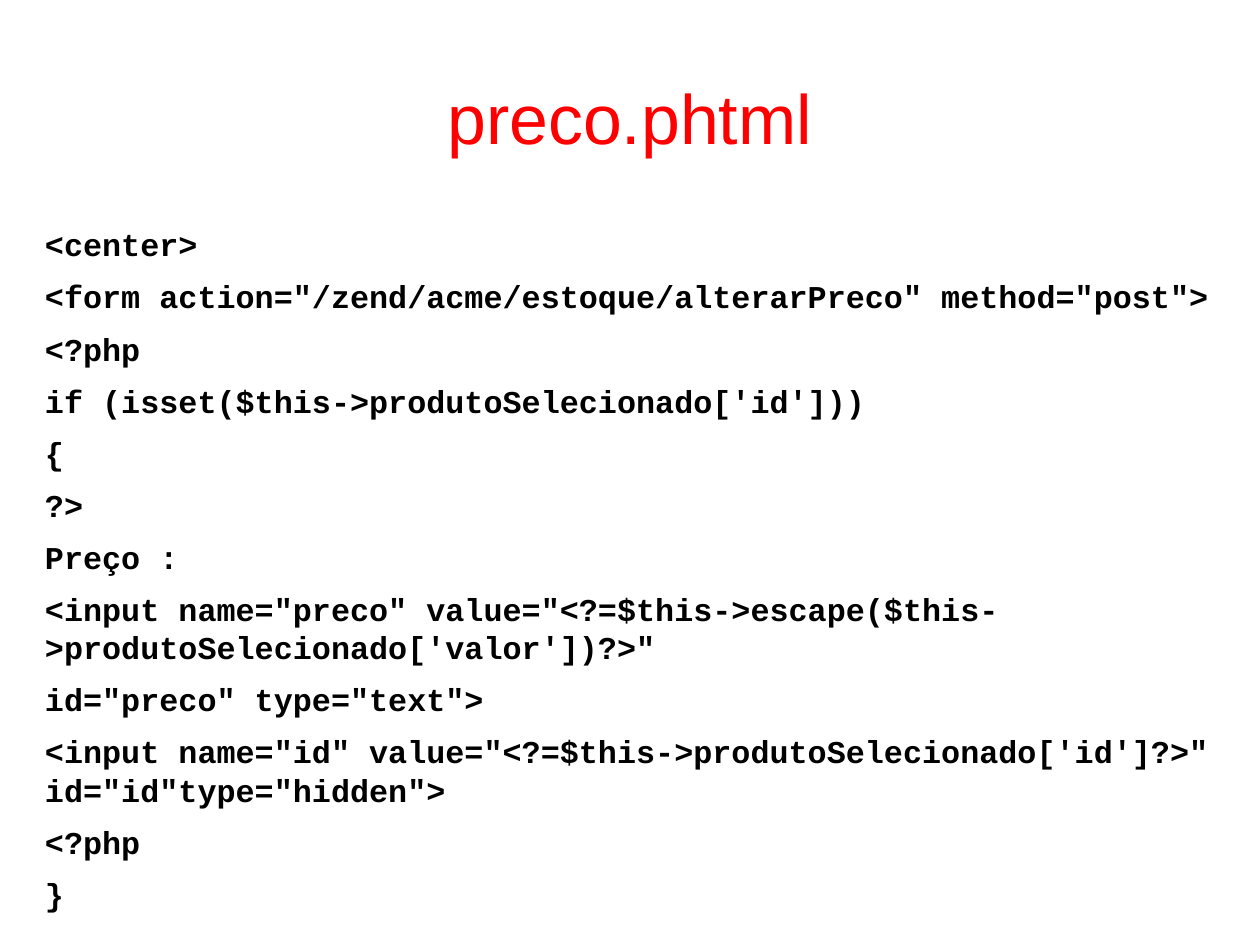
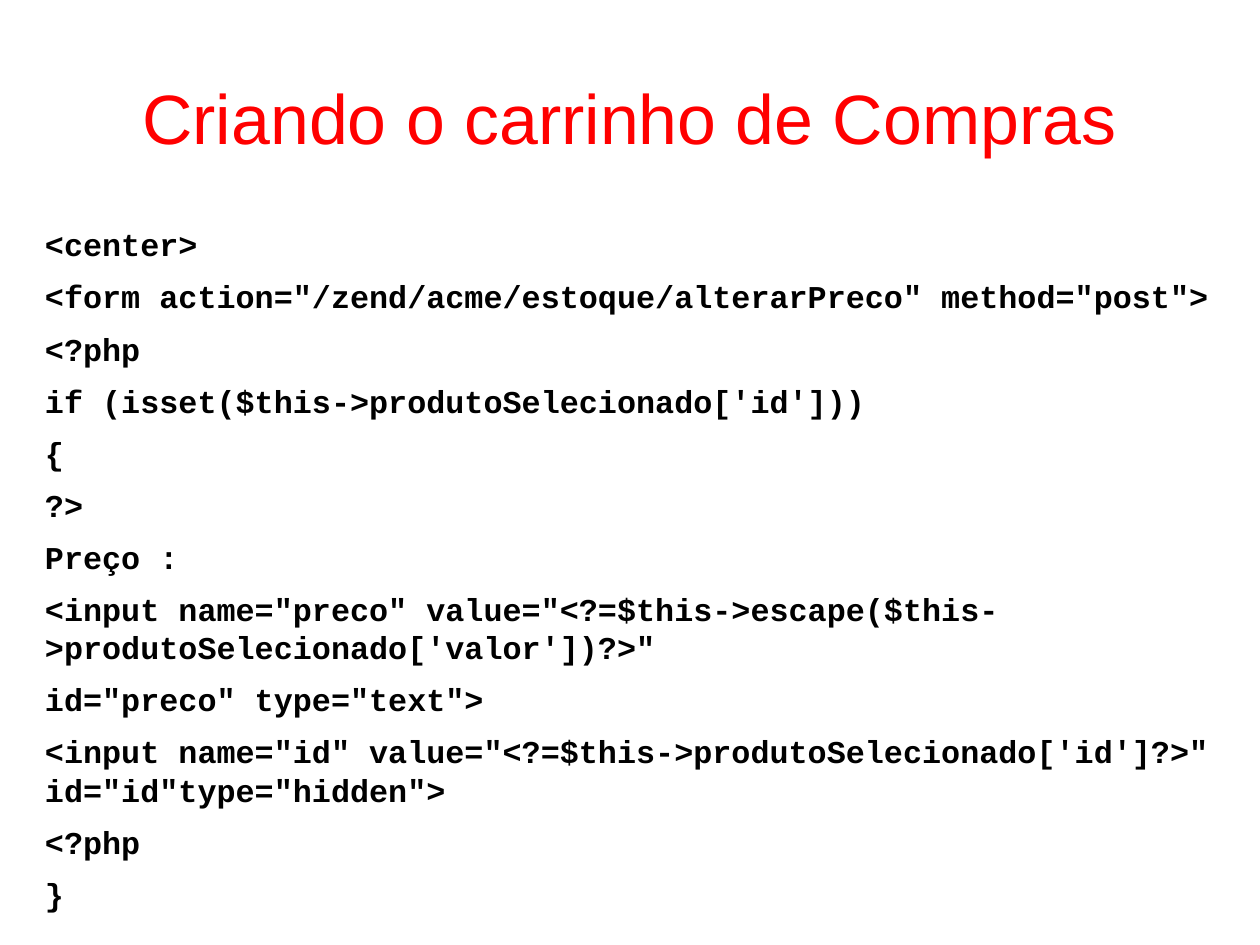
Before and after one commit to fgsl/lojasacme, a slide deck: slide 159 of docs/tutorial.odp. Drawn at 1260x945 pixels with LibreOffice and Linux fonts; fonts in the diff are those of the drawing. Boxes give left, top, right and bottom in pixels: in the first picture for what was removed or moved away, otherwise in the second. Text is boxed around its words. In the diff, an @@ line names an element or a change of style, - is before the commit and + after.

```diff
--- a/docs/tutorial.odp
+++ b/docs/tutorial.odp
@@ title at [142, 93, 1116, 157]: text changed @@
-preco.phtml
+Criando o carrinho de Compras
```
Also in this commit, not shown: 62 other slides changed, 2 other files.
